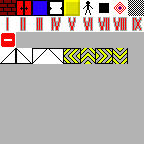
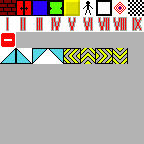
The second (144, 144) image is a revision of the first. Changes to its layers:
painted on "Hintergrund" over [2, 0, 144, 63]
